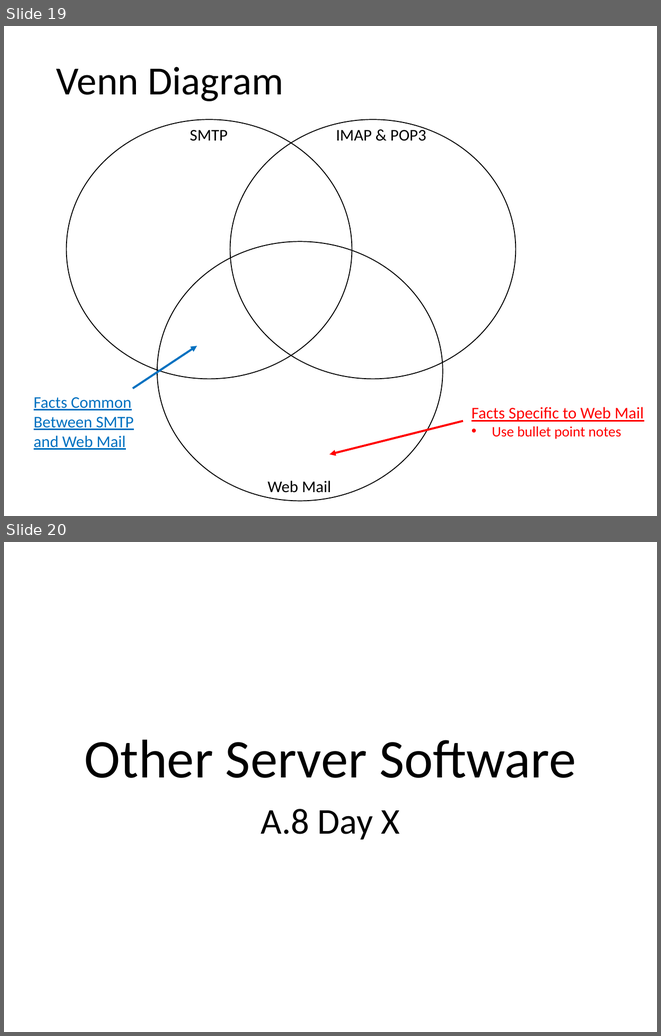
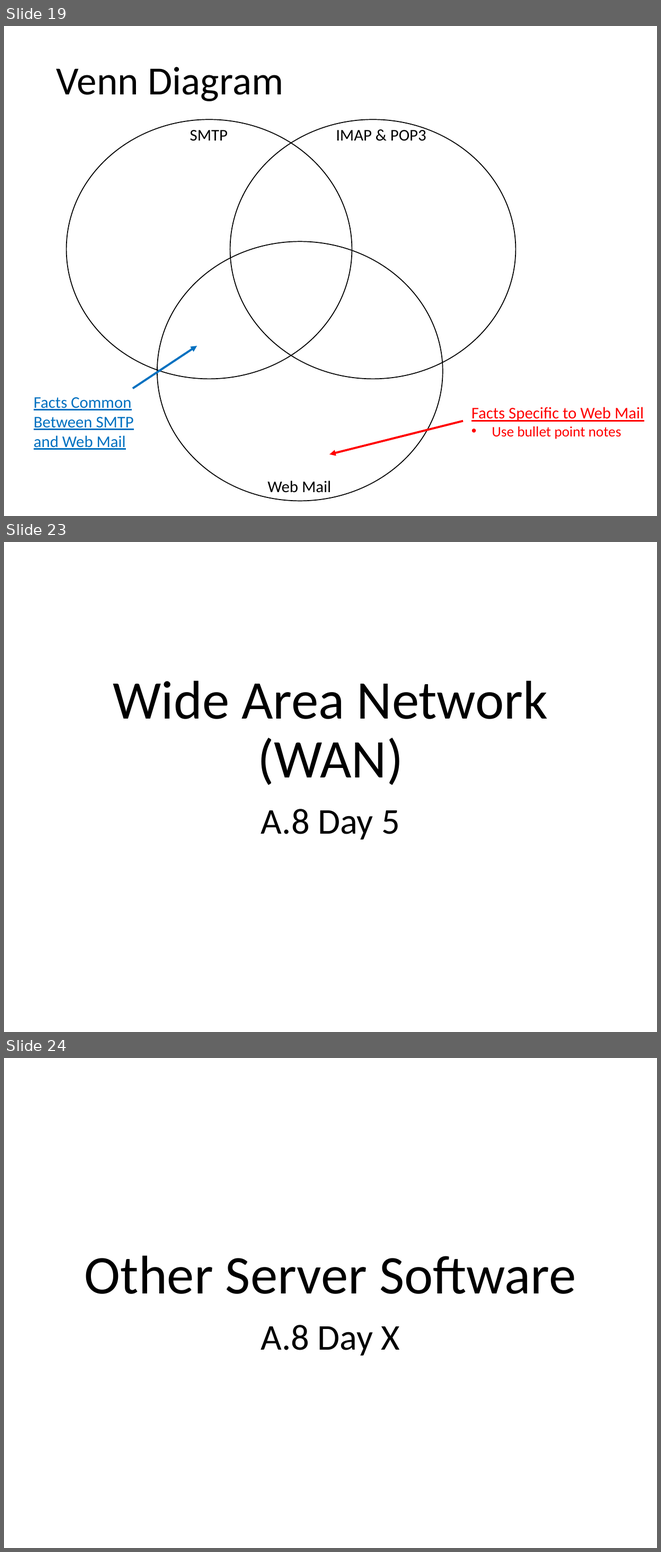
Before and after one commit to Greg5519/ICS2O0, a slide deck: Topic A Understanding Computers/A.8 Lesson - World Wide Web.pptx. Shown one above the other, each under a label of ours: slides 19 and 20 before the commit, slides 19, 23 and 24 after it; the slides between them are not shown. The pictures are 661x1036 and 661x1552 pixels, drawn with LibreOffice and Linux fonts; fonts in the diff are those of the drawing. Boxes give left, top, right and bottom in pixels: in the first picture for what was removed or moved away, otherwise in the second. Text is boxed around its words. In the diff, an @@ line names an element or a change of style, - is before the commit and + after.

```diff
--- a/Topic A Understanding Computers/A.8 Lesson - World Wide Web.pptx
+++ b/Topic A Understanding Computers/A.8 Lesson - World Wide Web.pptx
@@ slide 23 added at (x1=4, y1=542, x2=657, y2=1032), background #FFFFFF @@
@@ title added at (x1=113, y1=680, x2=548, y2=785), 60 pt, text #000000 @@
+Wide Area Network (WAN)
@@ subtitle added at (x1=261, y1=809, x2=400, y2=839), 40 pt, text #000000 @@
+A.8 Day 5
@@ what was slide 20 is now slide 24 @@
```
Also in this commit, not shown: 5 other slides added, 2 other files.
